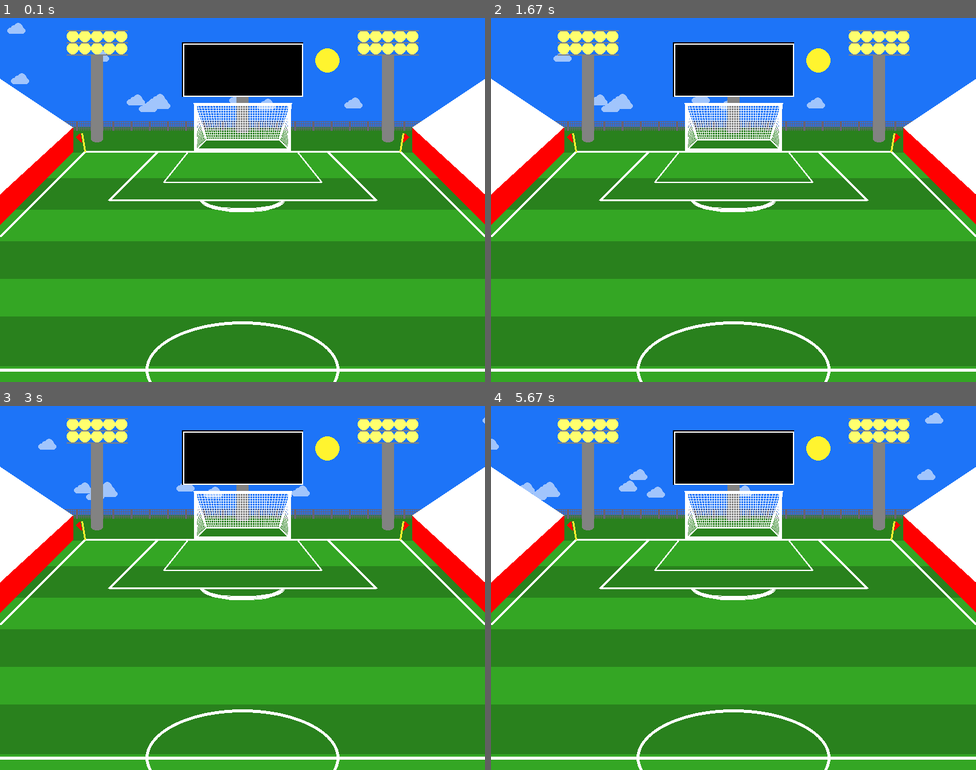
Above: before the commit, frames 1-4 (two rows, left to right).
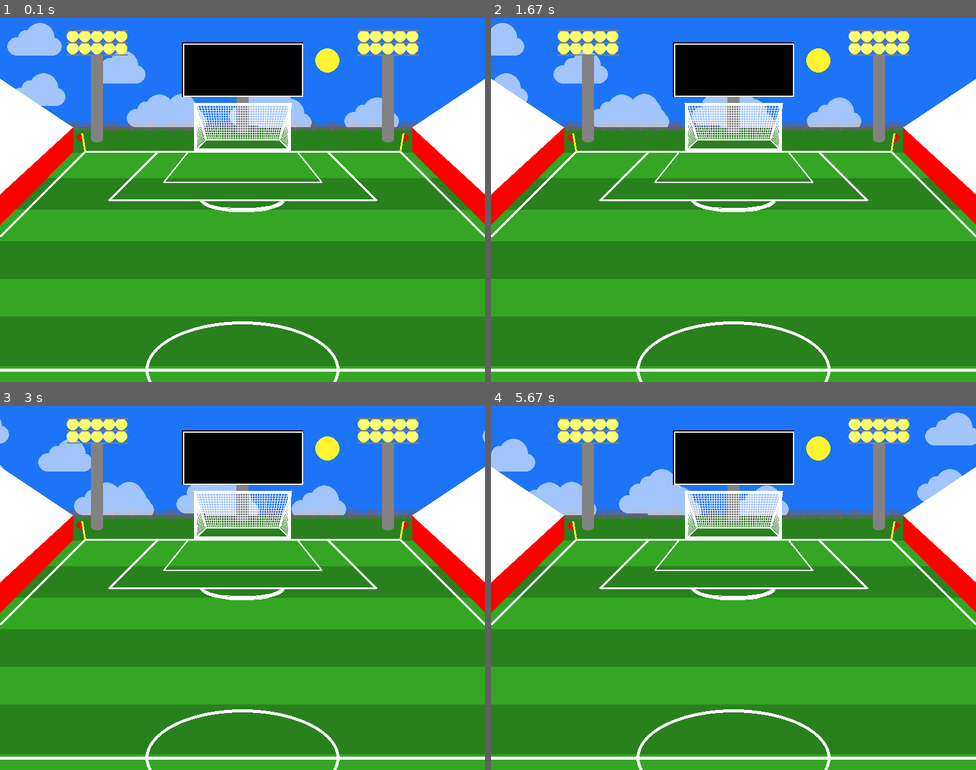
Above: after the commit, the same moments.

Repository: johoule/stuff
Game: pygame game, started from Intro to Pygame Graphics/major league soccer animation/graphics_v4.py
The game is run twice, just before and just after one commit, with the same random seed, the same clock (stepped at 60 frames per second) and the same inputs.
Inputs:
- Up to frame 1 (0.1 s): no input
- Up to frame 2 (1.67 s): tap D at 0.33, 0.67 s
- Up to frame 3 (3 s): no input
- Up to frame 4 (5.67 s): no input

The runs differ from the first frame. In frame 1, 4.2% of the frame differs, in the area x 1-83%, y 1-30%; in frame 2, 3.6%; in frame 3, 3.1%; in frame 4, 4.1%.

Commit message:
Resizable and Recolorable clouds
Clouds can be resized and recolored. Set clouds to 3x size.

Diff:
--- a/Intro to Pygame Graphics/major league soccer animation/graphics_v4.py
+++ b/Intro to Pygame Graphics/major league soccer animation/graphics_v4.py
@@ -47,7 +47,7 @@
 SEE_THROUGH.set_alpha(150)
 SEE_THROUGH.fill((124, 118, 135))
 
-def draw_cloud(x, y):
+def draw_cloud(color, x, y, scale):
     '''
     This function draws a cloud shape on the Pygame surface specified by the global variable SEE_THROUGH.
     The cloud shape consists of four ellipses and one rectangle, all with the same color specified by the
@@ -55,18 +55,20 @@
     given x and y coordinates.
 
     Parameters:
+    color (tuple): The color for the cloud as a tuple of 3 integers representing the RGB color.
     x (int): The x-coordinate of the top-left corner of the cloud shape.
     y (int): The y-coordinate of the top-left corner of the cloud shape.
+    scale (float): Scale factor to resize the cloud.
 
     Returns:
     None
     '''
 
-    pygame.draw.ellipse(SEE_THROUGH, cloud_color, [x, y + 8, 10, 10])
-    pygame.draw.ellipse(SEE_THROUGH, cloud_color, [x + 6, y + 4, 8, 8])
-    pygame.draw.ellipse(SEE_THROUGH, cloud_color, [x + 10, y, 16, 16])
-    pygame.draw.ellipse(SEE_THROUGH, cloud_color, [x + 20, y + 8, 10, 10])
-    pygame.draw.rect(SEE_THROUGH, cloud_color, [x + 6, y + 8, 18, 10])
+    pygame.draw.ellipse(SEE_THROUGH, color, [x, y + 8*scale, 10*scale, 10*scale])
+    pygame.draw.ellipse(SEE_THROUGH, color, [x + 6*scale, y + 4*scale, 8*scale, 8*scale])
+    pygame.draw.ellipse(SEE_THROUGH, color, [x + 10*scale, y, 16*scale, 16*scale])
+    pygame.draw.ellipse(SEE_THROUGH, color, [x + 20*scale, y + 8*scale, 10*scale, 10*scale])
+    pygame.draw.rect(SEE_THROUGH, color, [x + 6*scale, y + 8*scale, 18*scale, 10*scale])
 
 def lights(a, b):
         '''lights(a,b) function creates the head of a stadium lights
@@ -284,7 +286,7 @@
 
 
     for c in clouds:
-        draw_cloud(c[0], c[1])
+        draw_cloud(cloud_color, c[0], c[1], 3)
     screen.blit(SEE_THROUGH, (0, 0))
 
 
